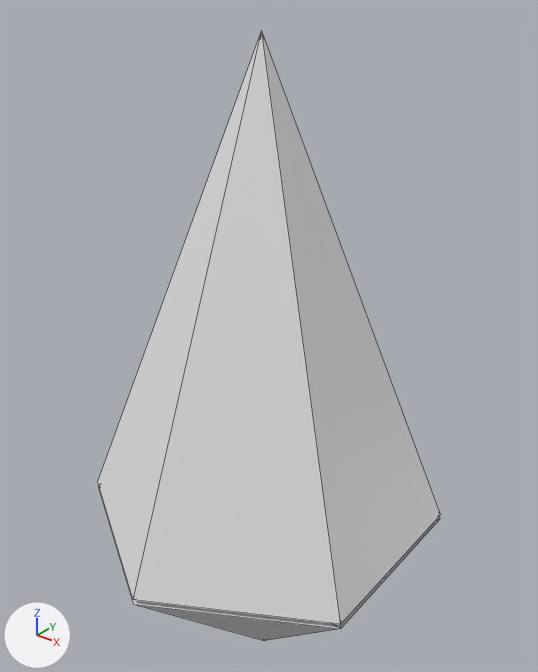
The glTF model data/models/props/spawn_crystal.gltf as it was, and as the next commit left it.
Rendered twice from a camera (50 mm lens) standing at (0.394, -0.484, 0.494) and looking at (-0.011, 0.023, 0.18). The lights are fixed; the arrows at lower left show +X, +Y and +Z. The picture after the commit comes second. Mesh edges are drawn as thin lines. Where no turn or scale is listed for an object, it has been applied to the vertices.

Names of what the first picture shows: 'CrystalBottom', 'CrystalTop'.
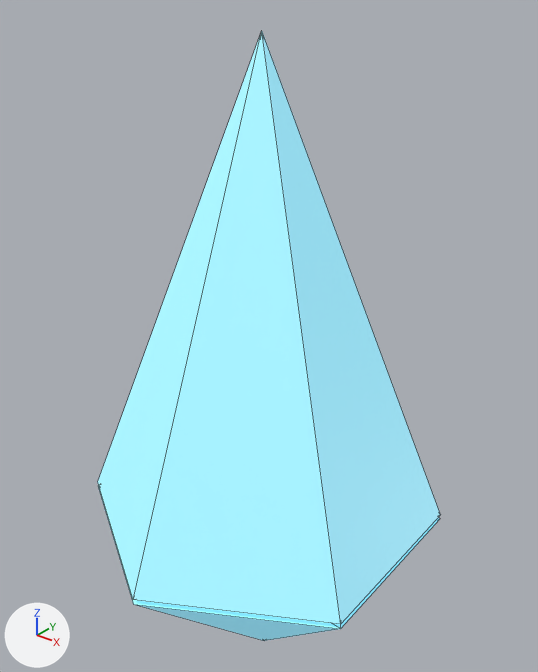
The change, as JSON lines over the scene's bpy script:
```json
{"op": "set", "path": "mat_propcrystal.base_color", "old": "(0.8, 0.8, 0.8)", "new": "(0.4, 0.85, 0.95)", "note": "white #e7e7e7 -> cyan #aaedf9"}
{"op": "add", "block": "mat_propcrystal", "code": "mat_propcrystal.emission_color = (0.1, 0.3, 0.4)  # cyan #5995aa"}
{"op": "add", "block": "mat_propcrystal", "code": "mat_propcrystal.emission_strength = 1.0"}
```

What differs and where, as boxes [x1, y1, x2, y2] in the pictures (538 x 672 px):
```json
{"object": "CrystalTop", "change": "recoloured, surface changed", "before": [98, 31, 440, 625], "after": [98, 31, 440, 625], "on screen": "white to cyan"}
{"object": "CrystalBottom", "change": "recoloured, surface changed", "before": [98, 486, 440, 641], "after": [98, 486, 440, 641]}
```
